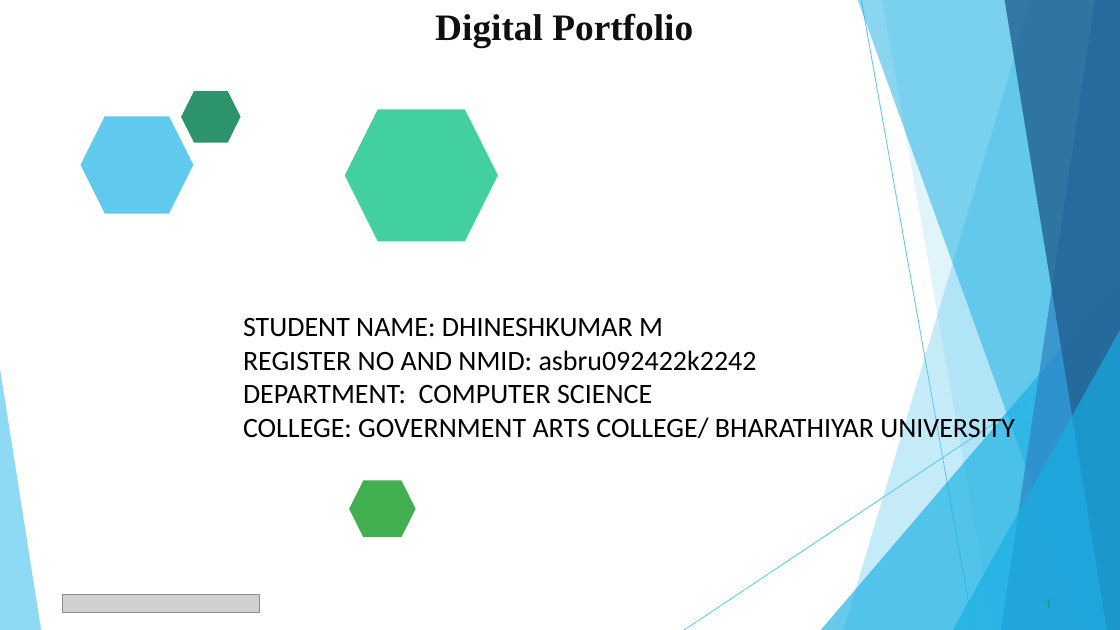
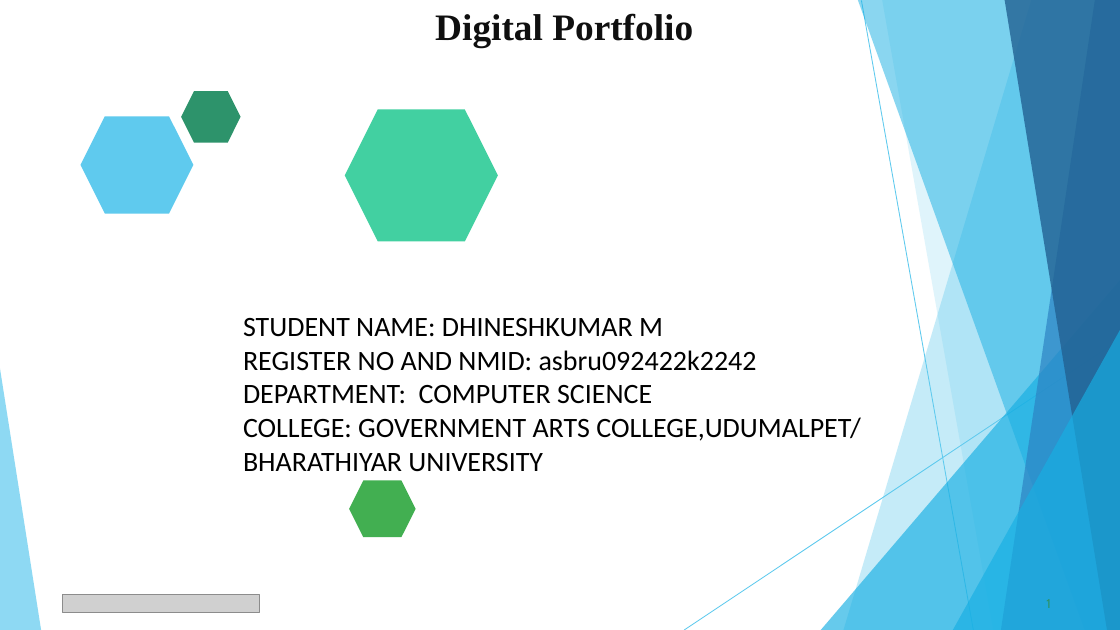
Before and after one commit to dhineshhh-7/TNSDC-FWD-DIGITAL_PORTFOLIO, a slide deck: slide 1 of PPT FWD TNSDC 2025.pptx. Drawn at 1120x630 pixels with LibreOffice and Linux fonts; fonts in the diff are those of the drawing; grey boxes stand for pictures. Boxes give left, top, right and bottom in pixels: in the first picture for what was removed or moved away, otherwise in the second. Text is boxed around its words. In the diff, an @@ line names an element or a change of style, - is before the commit and + after.

```diff
--- a/PPT FWD TNSDC 2025.pptx
+++ b/PPT FWD TNSDC 2025.pptx
@@ text at (243,417,861,472): text changed @@
-COLLEGE: GOVERNMENT ARTS COLLEGE/ BHARATHIYAR UNIVERSITY
+COLLEGE: GOVERNMENT ARTS COLLEGE,UDUMALPET/ BHARATHIYAR UNIVERSITY
```
